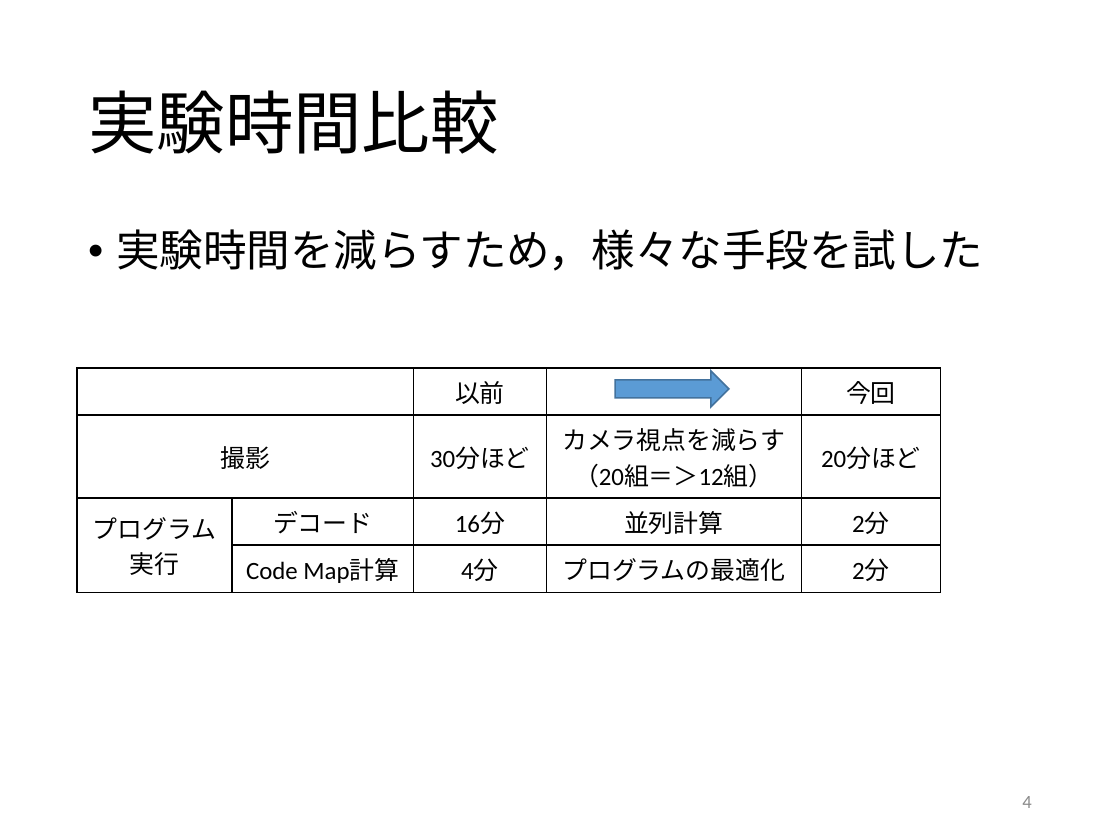
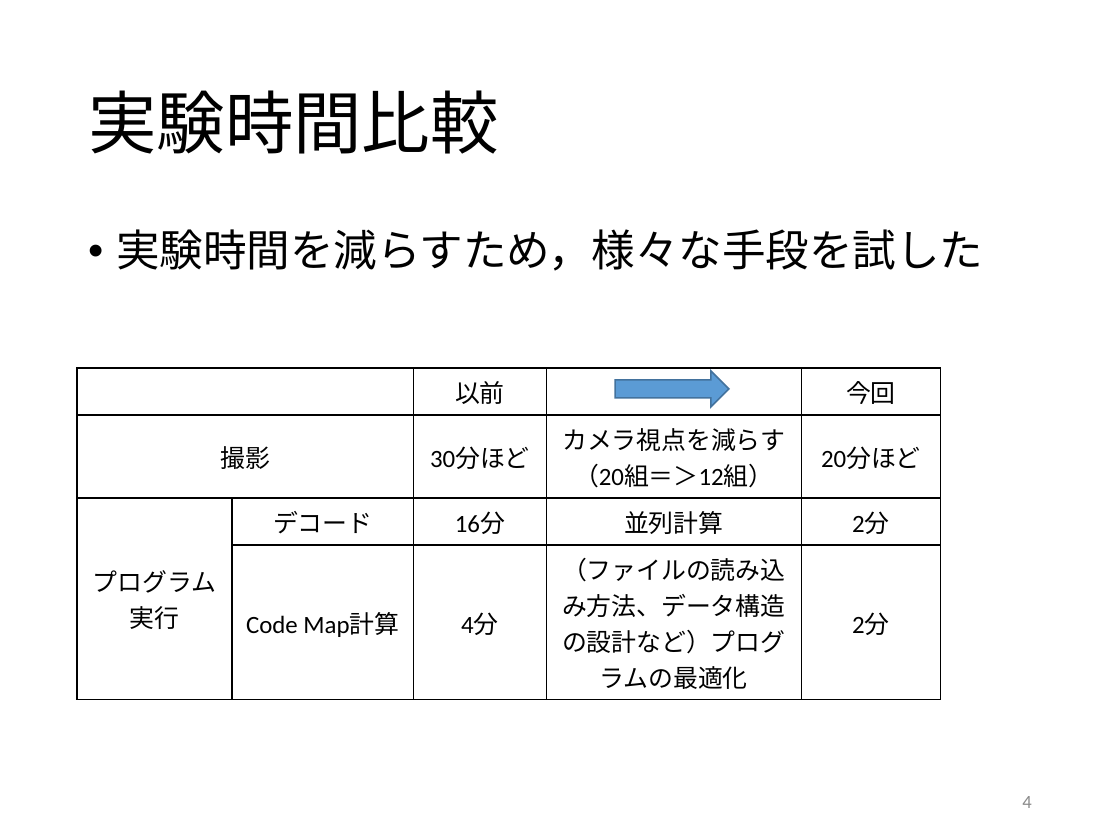
Before and after one commit to GrayMask/3dSurface3, a slide deck: slide 4 of report/20170508/Li-20170508_.pptx. Drawn at 1120x840 pixels with LibreOffice and Linux fonts; fonts in the diff are those of the drawing. Boxes give left, top, right and bottom in pixels: in the first picture for what was removed or moved away, otherwise in the second. Text is boxed around its words. In the diff, an @@ line names an element or a change of style, - is before the commit and + after.

```diff
--- a/report/20170508/Li-20170508_.pptx
+++ b/report/20170508/Li-20170508_.pptx
@@ table at (x1=77, y1=368, x2=940, y2=693) @@
-row 4, column 4: プログラムの最適化
+row 4, column 4: （ファイルの読み込み方法、データ構造の設計など）プログラムの最適化
```
Also in this commit, not shown: 5 other slides changed, 2 other files.
